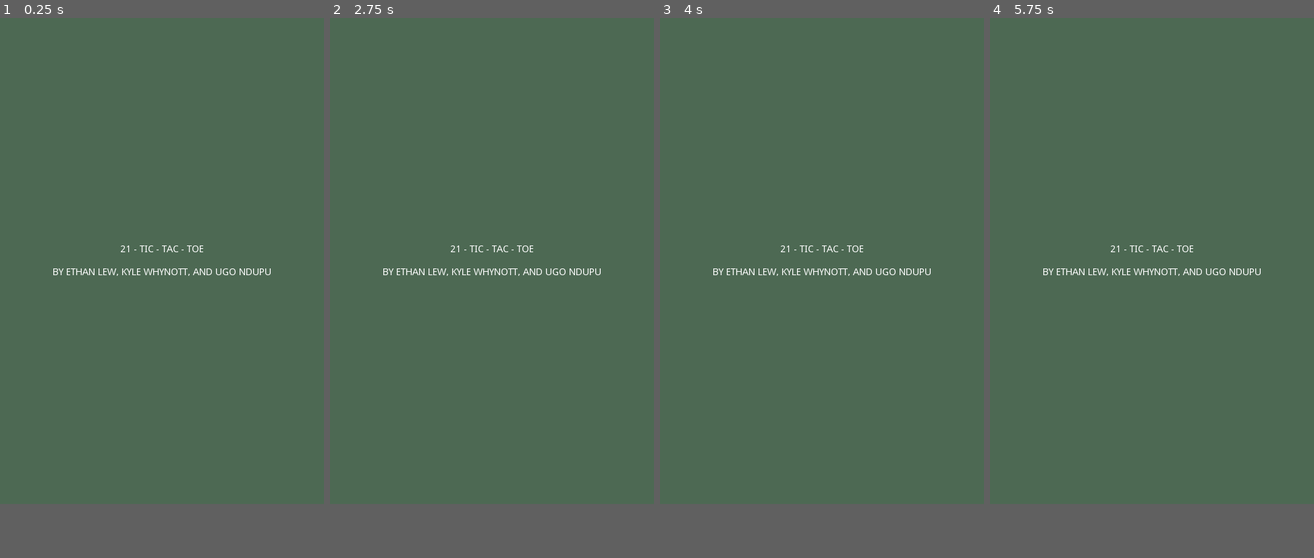
Above: before the commit, frames 1-4 (left to right).
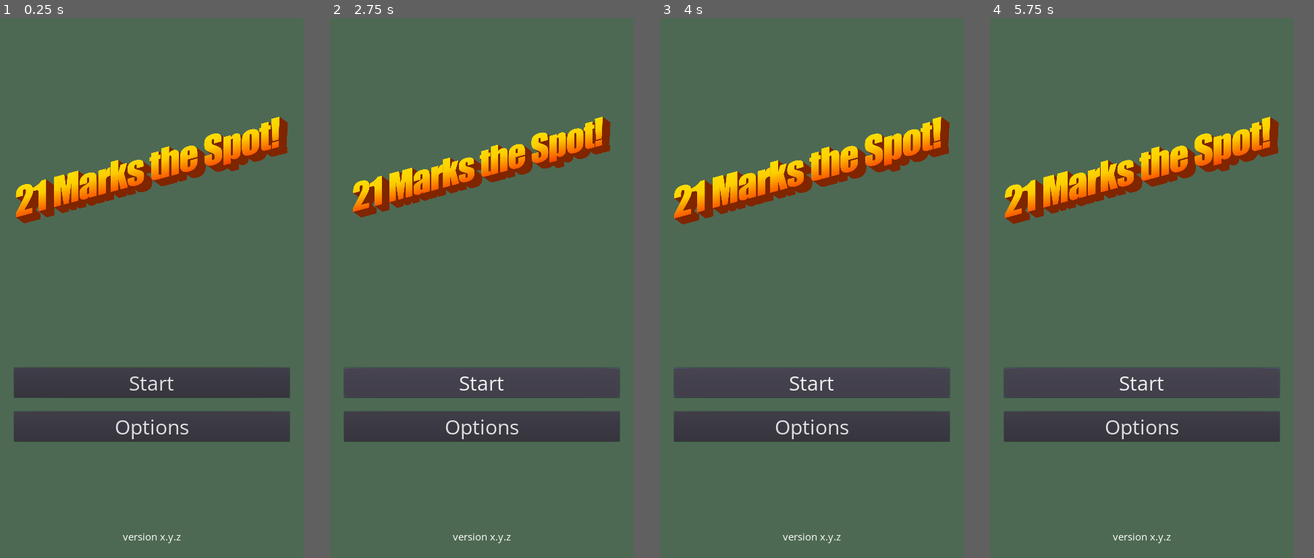
Above: after the commit, the same moments.

Repository: Kynot54/tic-tac-toe-21
Game: Godot game, scene res://title.tscn
The game is run twice, just before and just after one commit, with the same random seed, the same clock (stepped at 60 frames per second) and the same inputs.
Inputs (mouse positions are in pixels of both pictures, inside the frame that each line leads up to):
- Up to frame 1 (0.25 s): no input
- Up to frame 2 (2.75 s): click (492, 385) at 0.5 s, where only the run after the commit has a clickable "Options"; click (492, 347) at 1.25 s, where only the run after the commit has a clickable "Start"; click (492, 347) at 2 s, where only the run after the commit has a clickable "Start"
- Up to frame 3 (4 s): click (822, 347) at 2.75 s, where only the run after the commit has a clickable "Start"
- Up to frame 4 (5.75 s): no input
In our replay, the window is 480x720 before the commit and 450x800 after it. These sizes can differ from the game's own. Grey fills any space a smaller window leaves; there, only what the larger window draws over its background counts as a difference.

The runs differ from the first frame. In frame 1, 15% of the frame differs, in the area x 4-90%, y 18-98%; in frame 2, 15%; in frame 3, 15%; in frame 4, 15%.

Commit message:
Add title screen

Diff:
--- /dev/null
+++ b/Assets/TitleTheme.tres
@@ -0,0 +1,12 @@
+[gd_resource type="Theme" load_steps=3 format=2]
+
+[sub_resource type="DynamicFontData" id=3]
+font_path = "res://Assets/Fonts/OpenSans-VariableFont_wdth,wght.ttf"
+
+[sub_resource type="DynamicFont" id=4]
+size = 72
+font_data = SubResource( 3 )
+
+[resource]
+default_font = SubResource( 4 )
+VBoxContainer/constants/separation = 50
--- a/project.godot
+++ b/project.godot
@@ -15,10 +15,12 @@
 
 [display]
 
-window/size/width=480
-window/size/height=720
+window/size/width=1080
+window/size/height=1920
+window/dpi/allow_hidpi=true
+window/handheld/orientation="portrait"
 window/stretch/mode="2d"
-window/stretch/aspect="keep"
+window/stretch/aspect="expand"
 
 [gui]
 
--- /dev/null
+++ b/title.gd
@@ -0,0 +1,16 @@
+extends Node
+
+
+# Declare member variables here. Examples:
+# var a = 2
+# var b = "text"
+
+
+# Called when the node enters the scene tree for the first time.
+func _ready():
+	pass
+
+
+# Called every frame. 'delta' is the elapsed time since the previous frame.
+#func _process(delta):
+#	pass
--- a/title.tscn
+++ b/title.tscn
@@ -1,28 +1,146 @@
-[gd_scene load_steps=2 format=2]
+[gd_scene load_steps=8 format=2]
 
-[sub_resource type="Theme" id=1]
+[ext_resource path="res://Assets/Images/logo.png" type="Texture" id=1]
+[ext_resource path="res://title.gd" type="Script" id=2]
+[ext_resource path="res://Assets/TitleTheme.tres" type="Theme" id=3]
+
+[sub_resource type="DynamicFontData" id=3]
+font_path = "res://Assets/Fonts/OpenSans-VariableFont_wdth,wght.ttf"
+
+[sub_resource type="DynamicFont" id=4]
+size = 36
+font_data = SubResource( 3 )
+
+[sub_resource type="Animation" id=1]
+resource_name = "LogoBounce"
+length = 2.0
+loop = true
+tracks/0/type = "value"
+tracks/0/path = NodePath("MarginContainer/VBoxContainer/MarginContainer:custom_constants/margin_right")
+tracks/0/interp = 2
+tracks/0/loop_wrap = true
+tracks/0/imported = false
+tracks/0/enabled = true
+tracks/0/keys = {
+"times": PoolRealArray( 0, 1 ),
+"transitions": PoolRealArray( 1.5, 0.5 ),
+"update": 0,
+"values": [ 0, 50 ]
+}
+tracks/1/type = "value"
+tracks/1/path = NodePath("MarginContainer/VBoxContainer/MarginContainer:custom_constants/margin_left")
+tracks/1/interp = 2
+tracks/1/loop_wrap = true
+tracks/1/imported = false
+tracks/1/enabled = true
+tracks/1/keys = {
+"times": PoolRealArray( 0, 1 ),
+"transitions": PoolRealArray( 1.5, 0.5 ),
+"update": 0,
+"values": [ 0, 50 ]
+}
+
+[sub_resource type="Animation" id=2]
+length = 0.001
+tracks/0/type = "value"
+tracks/0/path = NodePath("MarginContainer/VBoxContainer/MarginContainer:custom_constants/margin_right")
+tracks/0/interp = 1
+tracks/0/loop_wrap = true
+tracks/0/imported = false
+tracks/0/enabled = true
+tracks/0/keys = {
+"times": PoolRealArray( 0 ),
+"transitions": PoolRealArray( 1 ),
+"update": 0,
+"values": [ 0 ]
+}
+tracks/1/type = "value"
+tracks/1/path = NodePath("MarginContainer/VBoxContainer/MarginContainer:custom_constants/margin_left")
+tracks/1/interp = 1
+tracks/1/loop_wrap = true
+tracks/1/imported = false
+tracks/1/enabled = true
+tracks/1/keys = {
+"times": PoolRealArray( 0 ),
+"transitions": PoolRealArray( 1 ),
+"update": 0,
+"values": [ 0 ]
+}
 
 [node name="Title" type="Node"]
+script = ExtResource( 2 )
 
 [node name="ColorRect" type="ColorRect" parent="."]
-margin_right = 480.0
-margin_bottom = 720.0
+anchor_right = 1.0
+anchor_bottom = 1.0
 color = Color( 0.305882, 0.415686, 0.329412, 1 )
+__meta__ = {
+"_edit_lock_": true
+}
 
-[node name="AspectRatioContainer" type="AspectRatioContainer" parent="."]
-margin_right = 480.0
-margin_bottom = 720.0
-theme = SubResource( 1 )
+[node name="MarginContainer" type="MarginContainer" parent="."]
+anchor_right = 1.0
+anchor_bottom = 1.0
+margin_left = 50.0
+margin_top = 50.0
+margin_right = -50.0
+margin_bottom = -50.0
 
-[node name="CanvasLayer" type="CanvasLayer" parent="AspectRatioContainer"]
-follow_viewport_enable = true
+[node name="VBoxContainer" type="VBoxContainer" parent="MarginContainer"]
+margin_right = 980.0
+margin_bottom = 1820.0
 
-[node name="Label" type="Label" parent="AspectRatioContainer"]
-margin_top = 336.0
-margin_right = 480.0
-margin_bottom = 384.0
-text = "21 - Tic - Tac - Toe
+[node name="MarginContainer" type="MarginContainer" parent="MarginContainer/VBoxContainer"]
+margin_right = 980.0
+margin_bottom = 881.0
+size_flags_horizontal = 3
+size_flags_vertical = 11
+custom_constants/margin_right = 0
+custom_constants/margin_top = 300
+custom_constants/margin_left = 0
 
-by Ethan Lew, Kyle Whynott, and Ugo Ndupu"
+[node name="TextureRect" type="TextureRect" parent="MarginContainer/VBoxContainer/MarginContainer"]
+margin_left = 20.0
+margin_top = 300.0
+margin_right = 960.0
+margin_bottom = 881.0
+size_flags_horizontal = 3
+texture = ExtResource( 1 )
+expand = true
+stretch_mode = 5
+
+[node name="VBoxContainer" type="VBoxContainer" parent="MarginContainer/VBoxContainer"]
+margin_top = 885.0
+margin_right = 980.0
+margin_bottom = 1766.0
+size_flags_vertical = 3
+theme = ExtResource( 3 )
+alignment = 1
+
+[node name="Button" type="Button" parent="MarginContainer/VBoxContainer/VBoxContainer"]
+margin_top = 310.0
+margin_right = 980.0
+margin_bottom = 415.0
+theme = ExtResource( 3 )
+text = "Start"
+
+[node name="Button2" type="Button" parent="MarginContainer/VBoxContainer/VBoxContainer"]
+margin_top = 465.0
+margin_right = 980.0
+margin_bottom = 570.0
+theme = ExtResource( 3 )
+text = "Options"
+
+[node name="Label" type="Label" parent="MarginContainer/VBoxContainer"]
+margin_top = 1770.0
+margin_right = 980.0
+margin_bottom = 1820.0
+theme = ExtResource( 3 )
+custom_fonts/font = SubResource( 4 )
+text = "version x.y.z"
 align = 1
-uppercase = true
+
+[node name="AnimationPlayer" type="AnimationPlayer" parent="."]
+autoplay = "LogoBounce"
+anims/LogoBounce = SubResource( 1 )
+anims/RESET = SubResource( 2 )
Binary file added: Assets/Fonts/OpenSans-VariableFont_wdth,wght.ttf
Binary file added: Assets/Images/logo.png
Not shown, added: Assets/Images/logo.png.import
